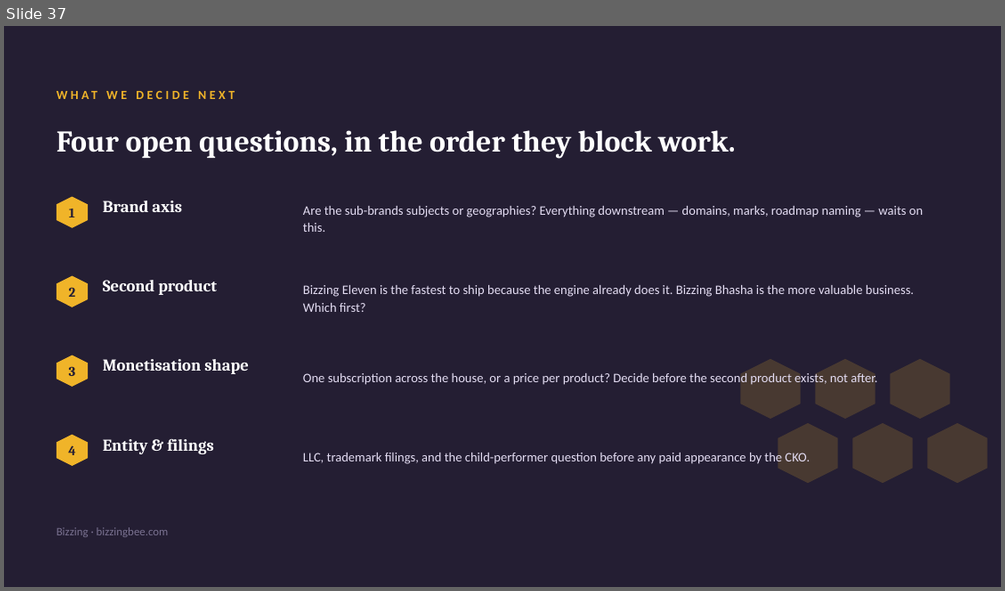
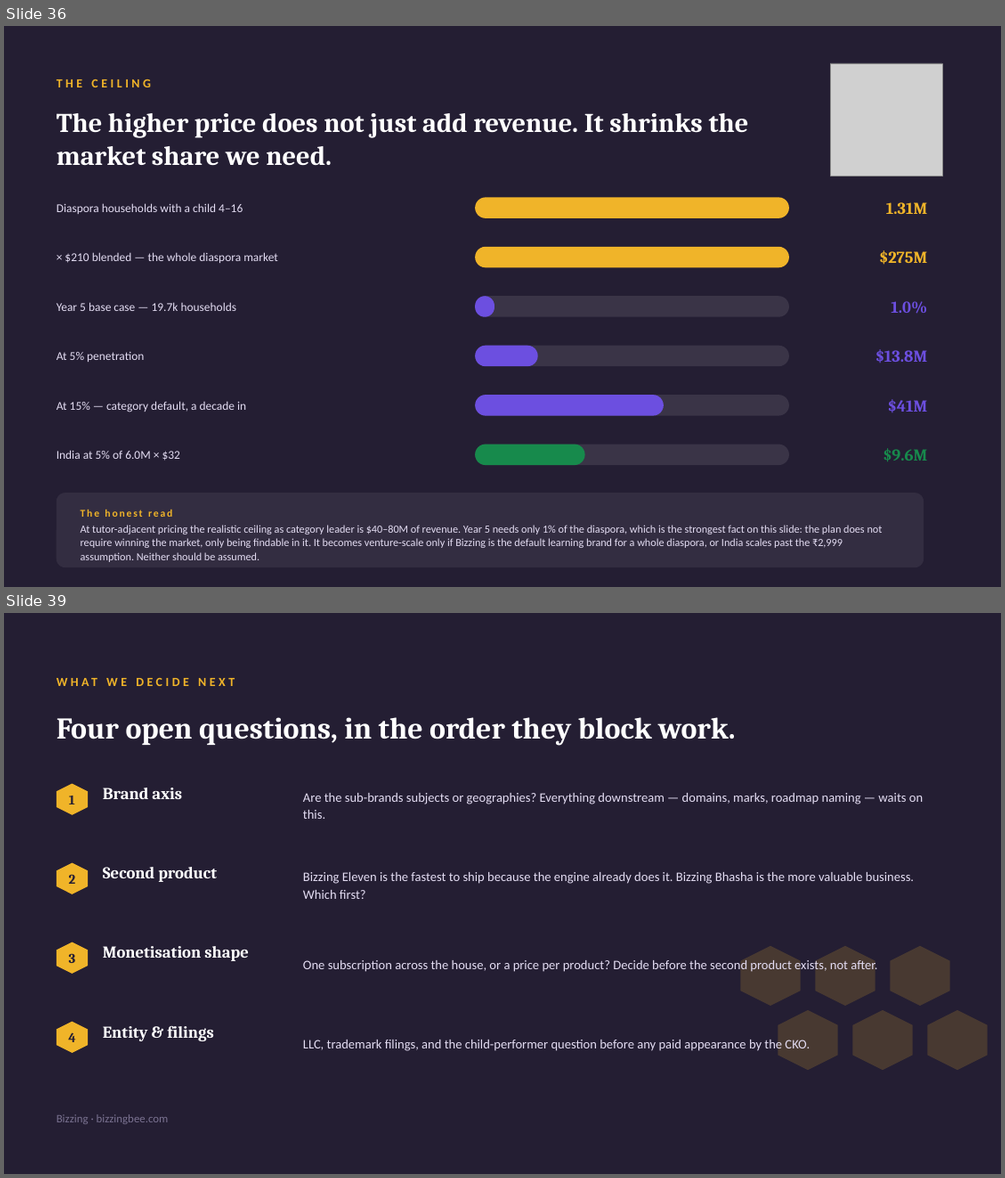
Before and after one commit to aayuvis/Bizzing-Bee, a slide deck: strategy/Bizzing-Strategy-Org.pptx. Shown one above the other, each under a label of ours: slide 37 before the commit, slides 36 and 39 after it; the slides between them are not shown. The pictures are 1005x591 and 1005x1178 pixels, drawn with LibreOffice and Linux fonts; fonts in the diff are those of the drawing; grey boxes stand for pictures. Boxes give left, top, right and bottom in pixels: in the first picture for what was removed or moved away, otherwise in the second. Text is boxed around its words. In the diff, an @@ line names an element or a change of style, - is before the commit and + after.

```diff
--- a/strategy/Bizzing-Strategy-Org.pptx
+++ b/strategy/Bizzing-Strategy-Org.pptx
@@ slide 36 added at (x1=4, y1=26, x2=1001, y2=587), background #241E33 @@
@@ picture added at (x1=830, y1=63, x2=942, y2=176) @@
@@ text added at (x1=57, y1=79, x2=151, y2=87), 12 pt, text #F0B429, bold @@
+THE CEILING
@@ text added at (x1=57, y1=113, x2=749, y2=166), 26 pt, text #FFFFFF, bold @@
+The higher price does not just add revenue. It shrinks the market share we need.
@@ text added at (x1=57, y1=203, x2=243, y2=214), 11.5 pt, text #E3DCF2 @@
+Diaspora households with a child 4–16
@@ rounded rectangle added at (x1=475, y1=197, x2=789, y2=218), fill #F0B429 @@
@@ text added at (x1=886, y1=202, x2=928, y2=214), 16 pt, text #F0B429, bold @@
+1.31M
@@ text added at (x1=65, y1=252, x2=278, y2=263), 11.5 pt, text #E3DCF2 @@
+× $210 blended — the whole diaspora market
@@ rounded rectangle added at (x1=475, y1=247, x2=789, y2=267), fill #F0B429 @@
@@ text added at (x1=879, y1=250, x2=927, y2=265), 16 pt, text #F0B429, bold @@
+$275M
@@ text added at (x1=57, y1=302, x2=237, y2=311), 11.5 pt, text #E3DCF2 @@
+Year 5 base case — 19.7k households
@@ rounded rectangle added at (x1=475, y1=296, x2=789, y2=317), fill #FFFFFF at 10% opacity @@
@@ rounded rectangle added at (x1=475, y1=296, x2=494, y2=317), fill #6C4FE0 @@
@@ text added at (x1=890, y1=301, x2=927, y2=313), 16 pt, text #6C4FE0, bold @@
+1.0%
@@ rounded rectangle added at (x1=475, y1=346, x2=789, y2=366), fill #FFFFFF at 10% opacity @@
@@ rounded rectangle added at (x1=475, y1=346, x2=538, y2=366), fill #6C4FE0 @@
@@ text added at (x1=57, y1=352, x2=144, y2=362), 11.5 pt, text #E3DCF2 @@
+At 5% penetration
@@ text added at (x1=875, y1=349, x2=927, y2=362), 16 pt, text #6C4FE0, bold @@
+$13.8M
@@ rounded rectangle added at (x1=475, y1=394, x2=789, y2=416), fill #FFFFFF at 10% opacity @@
@@ rounded rectangle added at (x1=475, y1=394, x2=663, y2=416), fill #6C4FE0 @@
@@ text added at (x1=888, y1=399, x2=928, y2=412), 16 pt, text #6C4FE0, bold @@
+$41M
@@ text added at (x1=57, y1=401, x2=246, y2=412), 11.5 pt, text #E3DCF2 @@
+At 15% — category default, a decade in
@@ text added at (x1=57, y1=450, x2=180, y2=460), 11.5 pt, text #E3DCF2 @@
+India at 5% of 6.0M × $32
@@ rounded rectangle added at (x1=475, y1=444, x2=789, y2=465), fill #FFFFFF at 10% opacity @@
@@ rounded rectangle added at (x1=475, y1=444, x2=585, y2=465), fill #178A4C @@
@@ text added at (x1=882, y1=448, x2=927, y2=461), 16 pt, text #178A4C, bold @@
+$9.6M
@@ rounded rectangle added at (x1=57, y1=492, x2=923, y2=567), fill #FFFFFF at 7% opacity @@
@@ text added at (x1=81, y1=509, x2=172, y2=516), 10 pt, text #F0B429, bold @@
+The honest read
@@ text added at (x1=81, y1=524, x2=882, y2=562), 10.5 pt, text #E3DCF2 @@
+At tutor-adjacent pricing the realistic ceiling as category leader is $40–80M of revenue. Year 5 needs only 1% of the diaspora, which is the strongest fact on this slide: the plan does not require winning the market, only being findable in it. It becomes venture-scale only if Bizzing is the default learning brand for a whole diaspora, or India scales past the ₹2,999 assumption. Neither should be assumed.
@@ what was slide 37 is now slide 39 @@
```
Also in this commit, not shown: 4 slides changed, 4 other slides added, 3 slides removed, 1 other file.
